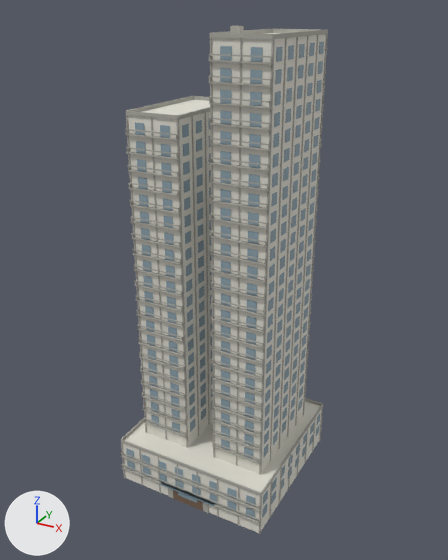
Two versions of the glTF model public/buildings/residential_4x4_tower.glb, one commit apart.
The view is the same before and after, from a 50 mm lens placed at (66.0, -78.0, 88.0), pointed at (15.1, 14.6, 41.7). The lights are fixed; the arrows at lower left show +X, +Y and +Z. The first picture is the older version. Vertices at exactly the same position are counted once.

Before the edit, the objects in view are built like this:
```python
me_residential_4x4_tower_0 = bpy.data.meshes.new('residential_4x4_tower_0')
me_residential_4x4_tower_0.from_pydata(...)  # 9060 vertices, 13644 faces; spans x -0.2..30.8, y -0.6..31.1, z 0.0..85.5
# faces by material slot: [36, 8172, 5412, 12, 12]
me_residential_4x4_tower_0.materials.append(mat_residential_4x4_tower_wall)  # white #e5e2d7
me_residential_4x4_tower_0.materials.append(mat_residential_4x4_tower_glass)  # greyish blue #90a6b1
me_residential_4x4_tower_0.materials.append(mat_residential_4x4_tower_trim)  # grey #afada5
me_residential_4x4_tower_0.materials.append(mat_residential_4x4_tower_door)  # brown #766150
me_residential_4x4_tower_0.materials.append(mat_residential_4x4_tower_awning)  # greyish blue #76909e
ob_residential_4x4_tower_0 = bpy.data.objects.new('residential_4x4_tower_0', me_residential_4x4_tower_0)
ob_residential_4x4_tower_0.location = (0.0, 0.0, 0.0)
```
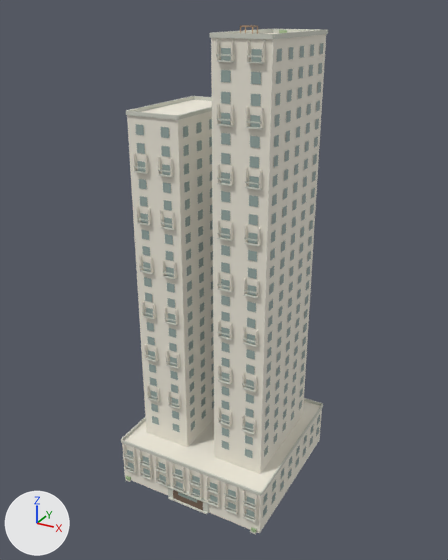
Pixel boxes [x1, y1, x2, y2] of what changed, in the pictures (448 x 560 px):
```json
{"object": "residential_4x4_tower_0", "change": "reshaped", "before": [120, 26, 328, 534], "after": [121, 25, 328, 535]}
{"part": 1, "of": "me_residential_4x4_tower_0", "change": "deleted", "before": [120, 26, 328, 534]}
{"part": 2, "of": "me_residential_4x4_tower_0", "change": "reshaped", "before": [127, 211, 312, 484], "after": [123, 25, 324, 535]}
```

Edits to the scene script, one JSON object a line:
```json
{"op": "add", "block": "mat_residential_4x4_tower_sign", "code": ["mat_residential_4x4_tower_sign = principled_material('residential_4x4_tower_sign')", "mat_residential_4x4_tower_sign.base_color = (0.46, 0.29, 0.16)  # brown #b5936f", "mat_residential_4x4_tower_sign.roughness = 0.85"]}
{"block": "me_residential_4x4_tower_0", "where": "# used by ob_residential_4x4_tower_0; location = (0.0, 0.0, 0.0)"}
{"op": "remove", "block": "me_residential_4x4_tower_0", "code": "me_residential_4x4_tower_0.from_pydata(...)  # 9060 vertices, 13644 faces; spans x -0.2..30.8, y -0.6..31.1, z 0.0..85.5"}
{"op": "add", "block": "me_residential_4x4_tower_0", "code": "me_residential_4x4_tower_0.from_pydata(...)  # 4700 vertices, 4660 faces; spans x -0.2..30.8, y -0.6..30.8, z 0.0..85.5"}
{"block": "me_residential_4x4_tower_0", "change": "me_residential_4x4_tower_0 part 1: 1088 loose pieces with 8704 vertices, spanning x -0.2..30.7, y -0.6..31.1, z 0.0..85.5, are deleted"}
{"block": "me_residential_4x4_tower_0", "change": "me_residential_4x4_tower_0 part 2: 240 vertices removed from x 1.0..28.2, y -0.1..30.6, z 3.0..55.9; 4584 vertices added at x -0.2..30.7, y -0.6..30.7, z 0.0..85.5"}
{"op": "add", "block": "me_residential_4x4_tower_0", "code": "me_residential_4x4_tower_0.materials.append(mat_residential_4x4_tower_sign)  # brown #b5936f"}
```
